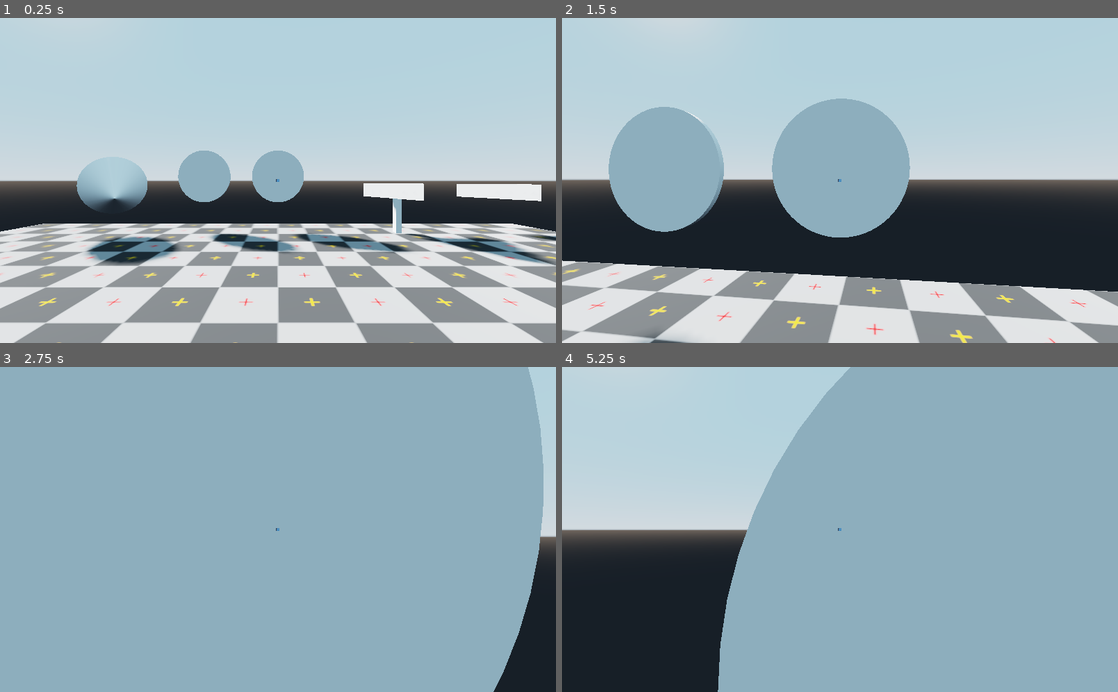
Above: before the commit, frames 1-4 (two rows, left to right).
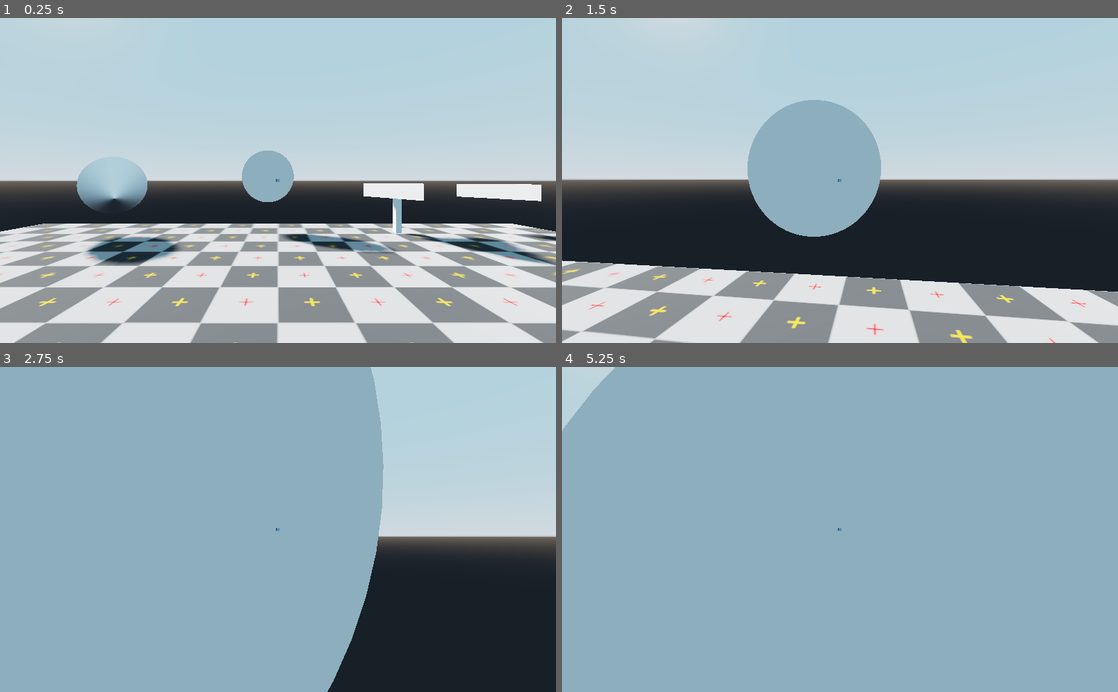
Above: after the commit, the same moments.

Repository: Linko-3D/Godot-Templates-Collection
Game: Godot game, scene res://Sandbox.tscn
Same seed, same stepped clock (60 frames per second), same inputs: the game is played once before the commit and once after it. The engine's default icon, where the game draws it, is replaced by a stand-in: a white triangle on a blue panel in a dark square.
Inputs (mouse positions are in pixels of both pictures, inside the frame that each line leads up to):
- Up to frame 1 (0.25 s): no input
- Up to frame 2 (1.5 s): tap Enter (ui_accept) at 0.5, 0.77 s; move the mouse to (867, 180) at 0.52 s; hold Up (ui_up) from 0.53 s (still down); click (867, 180) at 0.67 s; move the mouse to (812, 180) at 1.27 s
- Up to frame 3 (2.75 s): keep holding Up (ui_up); tap Enter (ui_accept) at 1.52 s; move the mouse to (289, 523) at 2.02 s
- Up to frame 4 (5.25 s): keep holding Up (ui_up); move the mouse to (834, 536) at 2.77 s; click (834, 536) at 2.92 s; tap Enter (ui_accept) at 3.02, 3.77, 4.52 s; move the mouse to (878, 532) at 3.52 s; move the mouse to (795, 526) at 4.27 s; move the mouse to (845, 529) at 5.02 s; click (845, 529) at 5.17 s

The runs differ from the first frame. In frame 1, 2.7% of the frame differs, in the area x 32-74%, y 40-73%; in frame 2, 10%; in frame 3, 29%; in frame 4, 35%, in the area x 0-52%, y 0-100%.

Commit message:
tweak

Diff:
--- a/Sandbox.tscn
+++ b/Sandbox.tscn
@@ -42,10 +42,7 @@
 material/0 = SubResource( 3 )
 
 [node name="Target" parent="." instance=ExtResource( 3 )]
-transform = Transform( 1, 0, 0, 0, 1, 0, 0, 0, 1, 0, 2, -9 )
-
-[node name="Target2" parent="." instance=ExtResource( 3 )]
-transform = Transform( 1, 0, 0, 0, 1, 0, 0, 0, 1, -2.84643, 2, -9 )
+transform = Transform( 1, 0, 0, 0, 1, 0, 0, 0, 1, -0.3919, 2, -9 )
 
 [node name="LookAt" parent="." instance=ExtResource( 4 )]
 transform = Transform( 1, 0, 0, 0, 1, 0, 0, 0, 1, -5.098, 1.5, -7.25 )
@@ -63,4 +60,4 @@
 transform = Transform( 1, 0, 0, 0, 1, 0, 0, 0, 1, 4.33687, 1.5, -7.93298 )
 
 [node name="CanSee" parent="." instance=ExtResource( 9 )]
-transform = Transform( 1, 0, 0, 0, 1, 0, 0, 0, 1, 3.56665, 2.12646, 3.11398 )
+transform = Transform( 1, 0, 0, 0, 1, 0, 0, 0, 1, 3.56665, 2.12646, 5.41308 )
